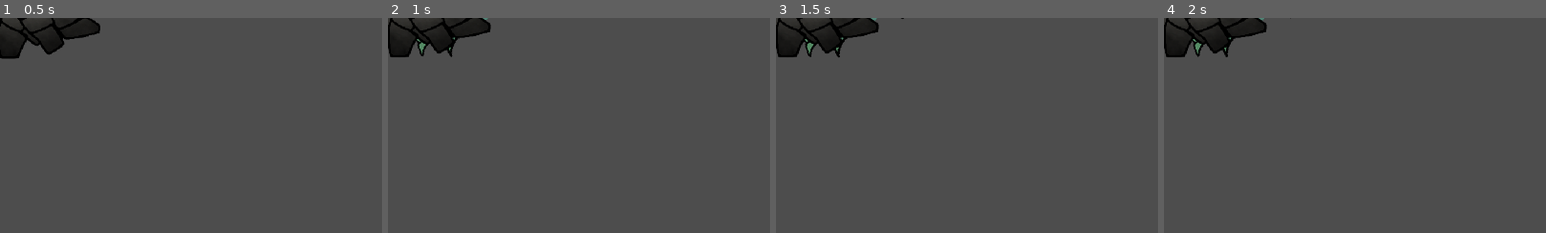
Above: before the commit, frames 1-4 (left to right).
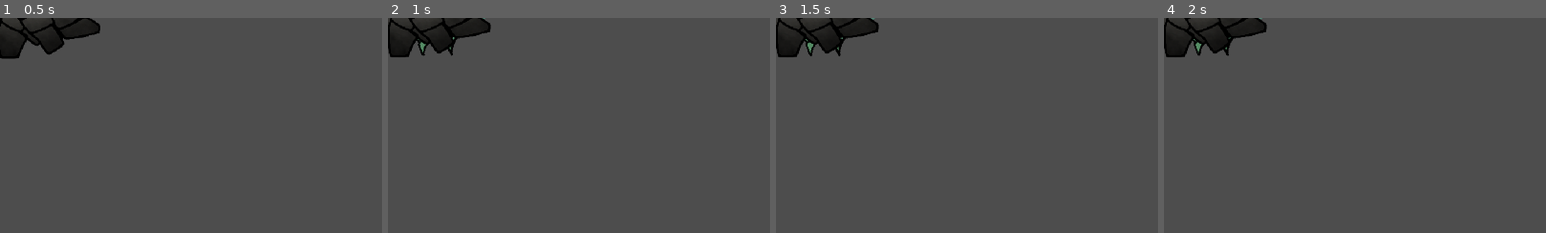
Above: after the commit, the same moments.

Repository: thecaptaincarrot/GMTK-2024-Game-Jam
Game: Godot game, scene res://Entities/Enemies/Wyrm/wyrm.tscn
Two runs of this game, one before a commit and one after it. Both use one fixed random seed, a clock stepped at 60 frames per second and the inputs below. This scene is started directly instead of the project's main scene.
Inputs (mouse positions are % of the whole screen's width and height, from its top left):
- Up to frame 1 (0.5 s): no input
- Up to frame 2 (1 s): tap Enter at 0.5 s; move the mouse to (72, 45) at 0.52 s; tap S (camera_down) at 0.6 s; click (72, 45) at 0.67 s
- Up to frame 3 (1.5 s): tap Space at 1.25 s; drag from (30, 55) to (45, 70) at 1.27 s
- Up to frame 4 (2 s): no input
The pictures show only the part of the screen within x 0-50%, y 0-50%; the shares and areas given below are measured in that part.

Frame 1 is identical in both runs. In frame 2, 0.1% of the frame differs, in the area x 1-27%, y 0-19%; in frame 3, 0.1%; in frame 4, 0.1%.
Error in both runs: Invalid call. Nonexistent function 'get_basic_gooblins' in base 'Nil'. (res://Entities/Enemies/Wyrm/wyrm.gd:21)

Commit message:
Tweak audio and slime&wyrm

Diff:
--- a/Entities/Enemies/Slime/Slime.tscn
+++ b/Entities/Enemies/Slime/Slime.tscn
@@ -44,6 +44,22 @@
 "transitions": PackedFloat32Array(1),
 "update": 1,
 "values": [-410.0]
+}
+
+[sub_resource type="Animation" id="Animation_l850a"]
+resource_name = "dead"
+length = 2.0
+tracks/0/type = "value"
+tracks/0/imported = false
+tracks/0/enabled = true
+tracks/0/path = NodePath("IKTargets/undulator1:position")
+tracks/0/interp = 1
+tracks/0/loop_wrap = true
+tracks/0/keys = {
+"times": PackedFloat32Array(0, 0.633333),
+"transitions": PackedFloat32Array(0.5, 0.5),
+"update": 0,
+"values": [Vector2(0, -341), Vector2(0, 0)]
 }
 
 [sub_resource type="Animation" id="Animation_cdhd3"]
@@ -163,22 +179,6 @@
 }]
 }
 
-[sub_resource type="Animation" id="Animation_l850a"]
-resource_name = "dead"
-length = 2.0
-tracks/0/type = "value"
-tracks/0/imported = false
-tracks/0/enabled = true
-tracks/0/path = NodePath("IKTargets/undulator1:position")
-tracks/0/interp = 1
-tracks/0/loop_wrap = true
-tracks/0/keys = {
-"times": PackedFloat32Array(0, 0.633333),
-"transitions": PackedFloat32Array(0.5, 0.5),
-"update": 0,
-"values": [Vector2(0, -341), Vector2(0, 0)]
-}
-
 [sub_resource type="AnimationLibrary" id="AnimationLibrary_aove2"]
 _data = {
 "RESET": SubResource("Animation_86cql"),
@@ -410,7 +410,6 @@
 [node name="slime5" type="Bone2D" parent="Beast/SkeletonComponent/base/slime4"]
 position = Vector2(88.6415, 70.6639)
 rotation = -0.618412
-scale = Vector2(1, 1)
 rest = Transform2D(0.8148, -0.579742, 0.579742, 0.8148, 88.6415, 70.6639)
 
 [node name="slime6" type="Bone2D" parent="Beast/SkeletonComponent/base/slime4/slime5"]
@@ -422,7 +421,6 @@
 [node name="slime7" type="Bone2D" parent="Beast/SkeletonComponent/base/slime4/slime5/slime6"]
 position = Vector2(93.7249, 84.0995)
 rotation = -0.614669
-scale = Vector2(1, 1)
 rest = Transform2D(0.816964, -0.576688, 0.576688, 0.816964, 93.7249, 84.0995)
 auto_calculate_length_and_angle = false
 length = 92.343
@@ -444,7 +442,6 @@
 [node name="bone4" type="Bone2D" parent="Beast/SkeletonComponent/base/slime4"]
 position = Vector2(56.4204, 22.5117)
 rotation = 2.8133
-scale = Vector2(1, 1)
 rest = Transform2D(-0.946594, 0.322427, -0.322427, -0.946594, 56.4204, 22.5117)
 auto_calculate_length_and_angle = false
 length = 77.075
@@ -476,7 +473,6 @@
 [node name="bone2" type="Bone2D" parent="Beast/SkeletonComponent/base/slime/slime2/slime3"]
 position = Vector2(-61.4649, 24.1342)
 rotation = 0.132522
-scale = Vector2(1, 1)
 rest = Transform2D(0.991232, 0.132134, -0.132134, 0.991232, -61.4649, 24.1342)
 auto_calculate_length_and_angle = false
 length = 82.164
@@ -502,7 +498,6 @@
 [node name="blob3" type="Bone2D" parent="Beast/SkeletonComponent/base/slime"]
 position = Vector2(-8.50138, 22.4884)
 rotation = -0.37576
-scale = Vector2(1, 1)
 rest = Transform2D(0.930229, -0.36698, 0.36698, 0.930229, -8.50138, 22.4884)
 auto_calculate_length_and_angle = false
 length = 51.797
@@ -577,7 +572,6 @@
 [node name="blob2" type="Bone2D" parent="Beast/SkeletonComponent/base/blobbase"]
 position = Vector2(-177, 105)
 rotation = -0.434796
-scale = Vector2(1, 1)
 rest = Transform2D(0.906956, -0.421225, 0.421225, 0.906956, -177, 105)
 auto_calculate_length_and_angle = false
 length = 56.716
@@ -622,7 +616,6 @@
 z_index = -30
 position = Vector2(-177, 18)
 rotation = -0.434796
-scale = Vector2(1, 1)
 texture = ExtResource("4_hw4sg")
 region_enabled = true
 region_rect = Rect2(164, 990, 114, 42)
@@ -658,7 +651,6 @@
 z_index = -43
 position = Vector2(80.9982, -311.475)
 rotation = -0.0316535
-scale = Vector2(1, 1)
 texture = ExtResource("4_hw4sg")
 region_enabled = true
 region_rect = Rect2(368, 283, 102, 179)
--- a/Entities/Enemies/Wyrm/wyrm.tscn
+++ b/Entities/Enemies/Wyrm/wyrm.tscn
@@ -271,7 +271,7 @@
 animation = &"idle"
 
 [sub_resource type="AnimationNodeBlendTree" id="AnimationNodeBlendTree_u5xc2"]
-graph_offset = Vector2(-338, 20)
+graph_offset = Vector2(-653, 110)
 nodes/Life/node = SubResource("AnimationNodeTransition_kbjdy")
 nodes/Life/position = Vector2(80, 120)
 nodes/SlamMachine/node = SubResource("AnimationNodeStateMachine_k0u02")
@@ -285,7 +285,7 @@
 node_connections = [&"Life", 0, &"Slammer", &"Life", 1, &"deadanim", &"Slammer", 0, &"idleanim", &"Slammer", 1, &"SlamMachine", &"output", 0, &"Life"]
 
 [sub_resource type="CircleShape2D" id="CircleShape2D_7d5ot"]
-radius = 225.142
+radius = 250.0
 
 [sub_resource type="SkeletonModification2DCCDIK" id="SkeletonModification2DCCDIK_uv2uo"]
 target_nodepath = NodePath("../IKTargets/headTarget")
@@ -423,7 +423,7 @@
 
 [node name="IdleState" type="Node" parent="Beast/StateMachine" index="0"]
 script = ExtResource("3_f2kur")
-slam_min_range = 40
+slam_min_range = 60
 slam_max_range = 400
 track_height = 750
 animation = ""
@@ -433,7 +433,7 @@
 animation = ""
 hitbox = NodePath("../../HitboxComponent")
 attacker = NodePath("../../HitboxComponent/Attacker")
-damage = 50
+damage = 85
 scaler_shakeoff_chance = 0.75
 fling_damage = 30
 
@@ -464,7 +464,7 @@
 parameters/Slammer/request = 0
 
 [node name="Attacker" type="CollisionShape2D" parent="Beast/HitboxComponent" index="0"]
-position = Vector2(-705.986, -561.84)
+position = Vector2(-623, -557)
 rotation = 0.193936
 scale = Vector2(0.999952, 0.999952)
 shape = SubResource("CircleShape2D_7d5ot")
@@ -578,7 +578,7 @@
 remote_path = NodePath("../../../../../../../../../../../../../Sprites/head")
 
 [node name="HitboxTransform" type="RemoteTransform2D" parent="Beast/SkeletonComponent/neck1/neck2/neck3/neck4/neck5/neck6/neck7/neck8/neck9/neck10/head"]
-position = Vector2(-134, 55)
+position = Vector2(-51.6332, 43.755)
 remote_path = NodePath("../../../../../../../../../../../../../HitboxComponent/Attacker")
 
 [node name="jaw" type="Bone2D" parent="Beast/SkeletonComponent/neck1/neck2/neck3/neck4/neck5/neck6/neck7/neck8/neck9/neck10/head"]
--- a/Entities/Gooblins/gooblin.gd
+++ b/Entities/Gooblins/gooblin.gd
@@ -143,6 +143,7 @@
 				if path_follower.progress_ratio == 1.0: #completed my climb
 					_scaler_attack_started = true
 					_scaler_attack_timer.start()
+					$ScalerDamage.restart()
 					$ScalerDamage.show()
 					_anim.play("ScalerAttack")
 			else:
--- a/Entities/Gooblins/gooblin.tscn
+++ b/Entities/Gooblins/gooblin.tscn
@@ -368,6 +368,17 @@
 "Victory": SubResource("Animation_m6opf"),
 "Walk": SubResource("Animation_6tbyr")
 }
+
+[sub_resource type="AudioStreamRandomizer" id="AudioStreamRandomizer_l5lce"]
+random_pitch = 1.1
+random_volume_offset_db = 0.1
+streams_count = 1
+stream_0/stream = ExtResource("3_uhu1l")
+
+[sub_resource type="AudioStreamRandomizer" id="AudioStreamRandomizer_lwp3s"]
+random_pitch = 1.5
+streams_count = 1
+stream_0/stream = ExtResource("4_smbfl")
 
 [node name="Gooblin" type="Area2D" groups=["Gooblin"]]
 collision_layer = 2
@@ -428,9 +439,9 @@
 one_shot = true
 
 [node name="Jump" type="AudioStreamPlayer" parent="."]
-stream = ExtResource("3_uhu1l")
+stream = SubResource("AudioStreamRandomizer_l5lce")
 volume_db = -15.0
 
 [node name="Attack" type="AudioStreamPlayer" parent="."]
-stream = ExtResource("4_smbfl")
-volume_db = -20.0
+stream = SubResource("AudioStreamRandomizer_lwp3s")
+volume_db = -30.0
--- /dev/null
+++ b/default_bus_layout.tres
@@ -0,0 +1,8 @@
+[gd_resource type="AudioBusLayout" load_steps=2 format=3 uid="uid://dm4niuwxpmbio"]
+
+[sub_resource type="AudioEffectLimiter" id="AudioEffectLimiter_xftag"]
+resource_name = "Limiter"
+
+[resource]
+bus/0/effect/0/effect = SubResource("AudioEffectLimiter_xftag")
+bus/0/effect/0/enabled = true
Not shown: 1 places in Entities/Gooblins/gooblin.tscn that only renumber resources
